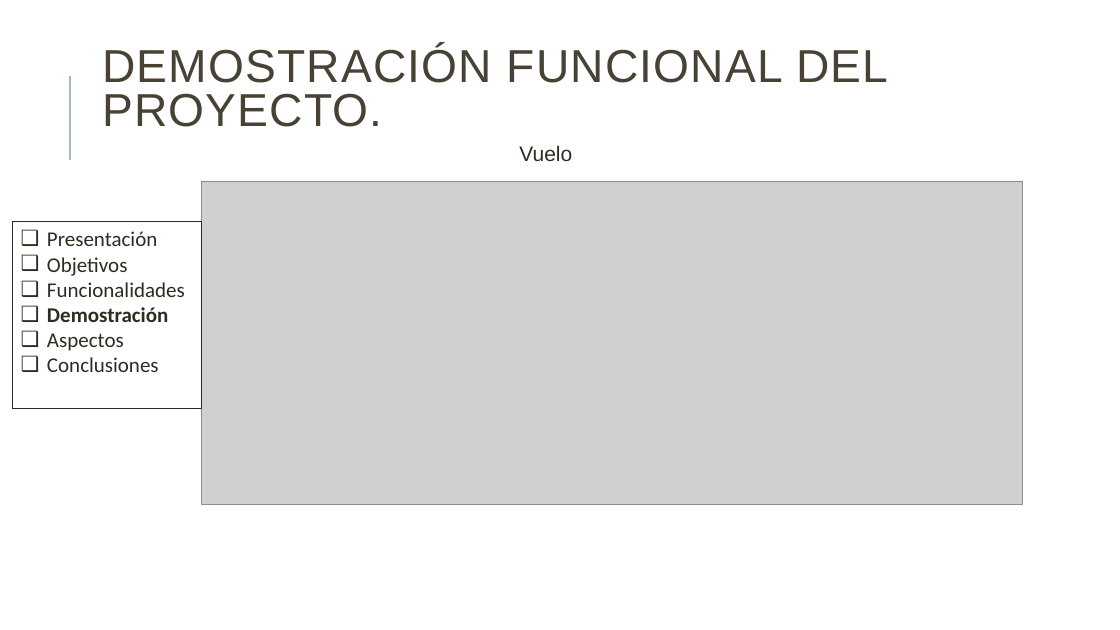
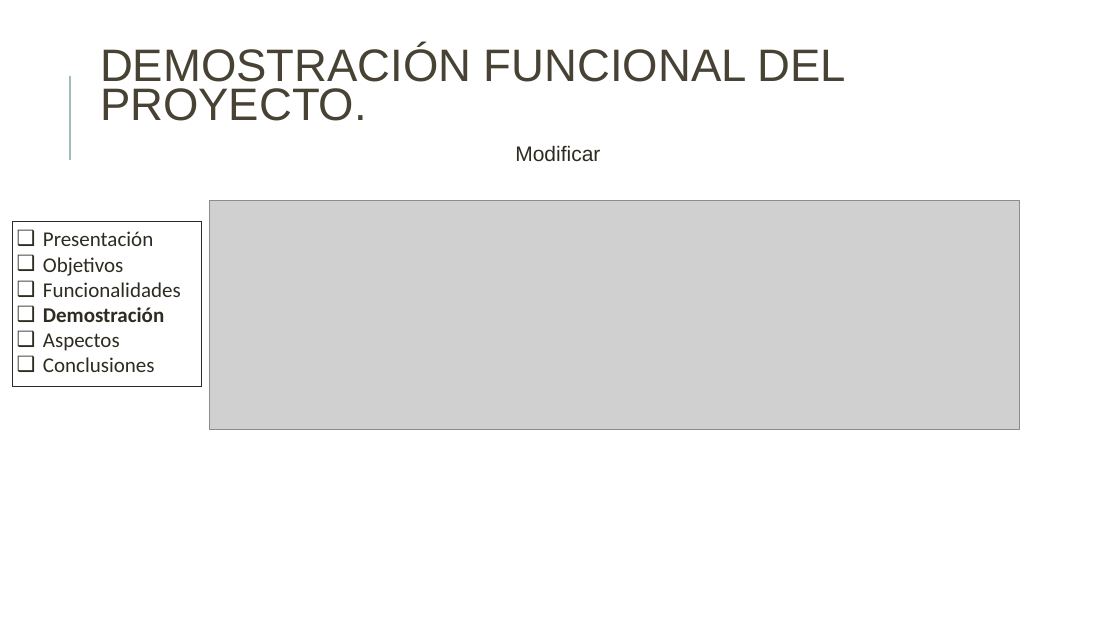
Before and after one commit to danielallhoff/M17-G4-AirDSS, a slide deck: slide 11 of AIRDSS.pptx (slide 8 before the commit). Drawn at 1120x630 pixels with LibreOffice and Linux fonts; fonts in the diff are those of the drawing; grey boxes stand for pictures. Boxes give left, top, right and bottom in pixels: in the first picture for what was removed or moved away, otherwise in the second. Text is boxed around its words. In the diff, an @@ line names an element or a change of style, - is before the commit and + after.

```diff
--- a/AIRDSS.pptx
+++ b/AIRDSS.pptx
@@ text "DEMOSTRACIÓN FUNCIONAL DEL PROYECTO." at (100,45,846,121): size 39.6 to 39 pt, letter spacing 1 to 0 pt; line spacing 0.8 to 0.72 @@
@@ text added at (515,145,600,162), 18 pt, text #2E2B21 @@
+Modificar
@@ text removed at (519,145,572,162) @@
-Vuelo
@@ picture: place and size @@
-picture at (202,181,1023,504)
+picture at (209,201,1020,429)
@@ rectangle "Presentación": place and size @@
-rectangle "Presentación" at (13,222,202,408)
+rectangle "Presentación" at (13,222,202,386)
```
Also in this commit, not shown: 17 other slides changed, 3 slides added.
